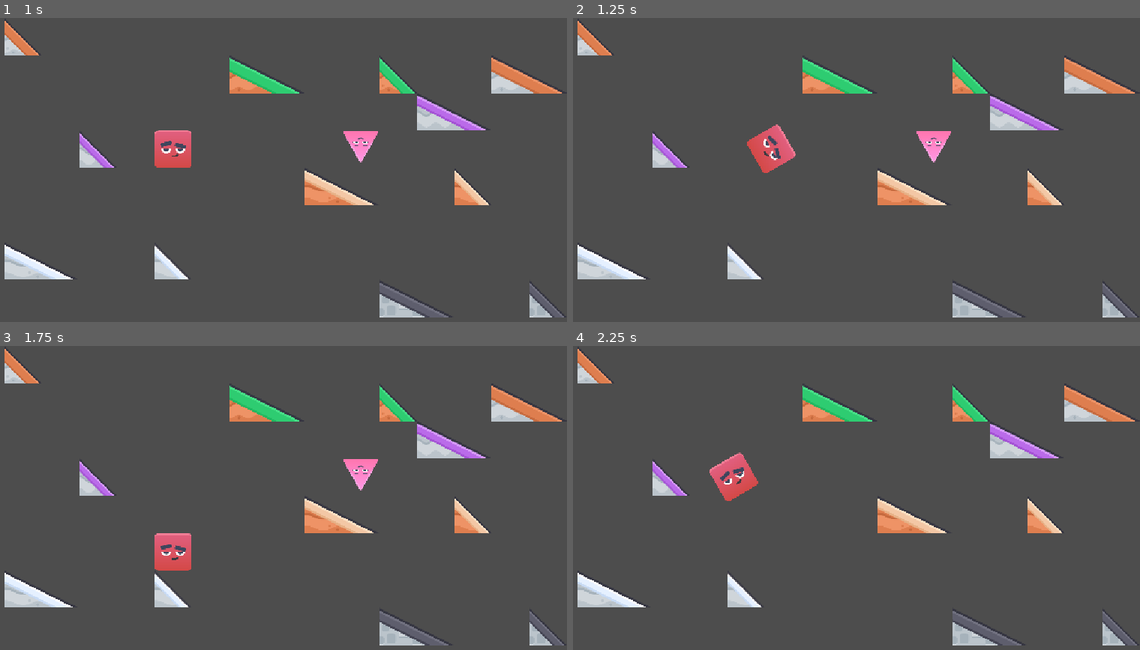
Above: before the commit, frames 1-4 (two rows, left to right).
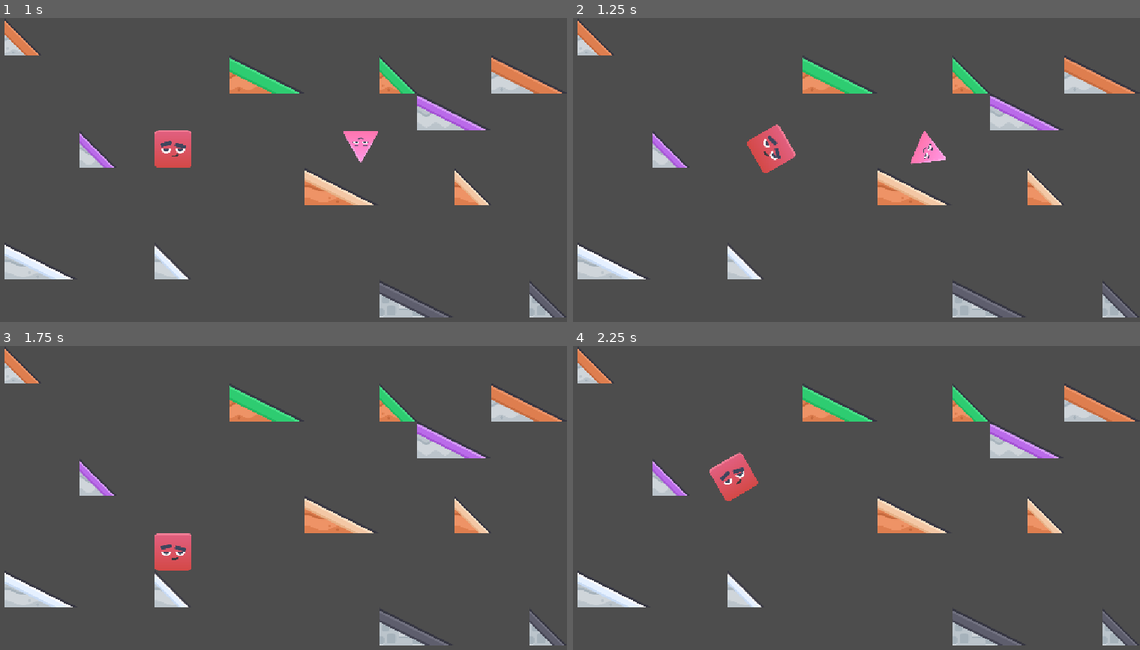
Above: after the commit, the same moments.

Repository: pklito/juniper-jam
Game: Godot game, scene res://scenes/levels/debug.tscn
Same seed, same stepped clock (60 frames per second), same inputs: the game is played once before the commit and once after it. The project has no main scene, so this scene is started directly.
Inputs (mouse positions are in pixels of both pictures, inside the frame that each line leads up to):
- Up to frame 1 (1 s): tap Enter at 0.5 s; drag from (175, 148) to (362, 142) at 0.52 s
- Up to frame 2 (1.25 s): no input
- Up to frame 3 (1.75 s): drag from (362, 470) to (198, 476) at 1.27 s
- Up to frame 4 (2.25 s): move the mouse to (901, 440) at 2.02 s; click (901, 440) at 2.17 s

Frame 1 is identical in both runs. In frame 2, 0.4% of the frame differs, in the area x 59-67%, y 37-49%; in frame 3, 0.3%; in frame 4, less than 0.1%.

Commit message:
Working fall

Diff:
--- a/scenes/game.tscn
+++ b/scenes/game.tscn
@@ -29,21 +29,23 @@
 
 [node name="pl_square" type="Marker2D" parent="." unique_id=508286169]
 
-[node name="Area2D" type="Area2D" parent="pl_square" unique_id=1451123115]
-scale = Vector2(0.8, 0.8)
+[node name="pivot" type="Marker2D" parent="pl_square" unique_id=705792692]
 
-[node name="CollisionShape2D" type="CollisionShape2D" parent="pl_square/Area2D" unique_id=1689217991]
-position = Vector2(-7.1525556e-06, -7.1525556e-06)
-scale = Vector2(0.99999976, 0.99999976)
-shape = SubResource("RectangleShape2D_8w10v")
-
-[node name="base" type="Sprite2D" parent="pl_square" unique_id=1977819106]
+[node name="base" type="Sprite2D" parent="pl_square/pivot" unique_id=1977819106]
 z_index = -1
 scale = Vector2(0.8, 0.8)
 texture = ExtResource("3_0tnpc")
 
-[node name="face" type="Sprite2D" parent="pl_square/base" unique_id=1115629750]
+[node name="face" type="Sprite2D" parent="pl_square/pivot/base" unique_id=1115629750]
 texture = ExtResource("4_vtaks")
+
+[node name="Area2D" type="Area2D" parent="pl_square/pivot" unique_id=1451123115]
+scale = Vector2(0.8, 0.8)
+
+[node name="CollisionShape2D" type="CollisionShape2D" parent="pl_square/pivot/Area2D" unique_id=1689217991]
+position = Vector2(-7.1525556e-06, -7.1525556e-06)
+scale = Vector2(0.99999976, 0.99999976)
+shape = SubResource("RectangleShape2D_8w10v")
 
 [node name="pl_triangle" type="Marker2D" parent="." unique_id=1896749010]
 position = Vector2(224, 225)
@@ -70,9 +72,9 @@
 
 [connection signal="dragged_successfully" from="SquareDrag" to="." method="_square_dragged"]
 [connection signal="dragged_successfully" from="TriangleDrag" to="." method="_triangle_dragged"]
-[connection signal="input_event" from="pl_square/Area2D" to="SquareDrag" method="_on_area_2d_input_event"]
-[connection signal="mouse_entered" from="pl_square/Area2D" to="SquareDrag" method="_on_area_2d_mouse_entered"]
-[connection signal="mouse_exited" from="pl_square/Area2D" to="SquareDrag" method="_on_area_2d_mouse_exited"]
+[connection signal="input_event" from="pl_square/pivot/Area2D" to="SquareDrag" method="_on_area_2d_input_event"]
+[connection signal="mouse_entered" from="pl_square/pivot/Area2D" to="SquareDrag" method="_on_area_2d_mouse_entered"]
+[connection signal="mouse_exited" from="pl_square/pivot/Area2D" to="SquareDrag" method="_on_area_2d_mouse_exited"]
 [connection signal="input_event" from="pl_triangle/Area2D" to="TriangleDrag" method="_on_area_2d_input_event"]
 [connection signal="mouse_entered" from="pl_triangle/Area2D" to="TriangleDrag" method="_on_area_2d_mouse_entered"]
 [connection signal="mouse_exited" from="pl_triangle/Area2D" to="TriangleDrag" method="_on_area_2d_mouse_exited"]
--- a/scripts/game.gd
+++ b/scripts/game.gd
@@ -45,7 +45,8 @@
 # Players
 class Player:
 	var SPIN_DEGREES : float
-	var current_angle: float = 0.0
+	var anim_angle: float = 0.0
+	var anim_floor_angle: float = 0.0
 	var tween : Tween
 	var pos : Vector2i
 	var prev_pos : Vector2i
@@ -65,7 +66,8 @@
 		player_node = _player_node
 		tile_config = _tile_config
 		tiles = _tiles
-		pivot_node = player_node
+		pivot_node = player_node.get_node(str(player_node.get_path()) + "/pivot")
+
 		_post_init()
 
 	func link(_other_player: Player):
@@ -121,7 +123,8 @@
 	func update_graphics() -> void:
 		prev_pos = pos
 		player_node.position = tile_config.pos_to_pixel(pos)
-		player_node.global_rotation_degrees = ground_dir * 90
+		player_node.rotation_degrees = ground_dir * 90
+		anim_floor_angle = ground_dir * 90
 	func move_left() -> void:
 		var test_dir = posmod(ground_dir + 1, 4)
 		_move_internal(Utils.dir_to_vec2(test_dir))
@@ -156,37 +159,43 @@
 		var move_vec := Utils.dir_to_vec2(posmod(a_dir - 1, 4)) if moved_right \
 						else Utils.dir_to_vec2(posmod(a_dir + 1, 4))
 		if b_dir == a_dir:
-			current_angle += angle_increment
+			anim_angle += angle_increment
 
 			tween.set_ease(Tween.EASE_IN_OUT)
 			tween.set_trans(Tween.TRANS_CUBIC)
 			tween.tween_property(player_node, "global_position", tile_config.pos_to_pixel(b_pos), duration)
 			tween.parallel()
-			tween.tween_property(pivot_node, "rotation_degrees", current_angle, duration)
+			tween.tween_property(pivot_node, "rotation_degrees", anim_angle, duration)
+			tween.parallel().tween_property(player_node, "rotation_degrees", anim_floor_angle, duration)
+
 			tween.tween_callback(self._finish_move)
 			return
 
 		# triangle only
 		if a_pos == b_pos:
-			current_angle += 30 if moved_right else -30
-
+			anim_angle += 120 if moved_right else -120
+			anim_floor_angle += -90 if moved_right else 90
 			tween.set_ease(Tween.EASE_IN_OUT)
 			tween.set_trans(Tween.TRANS_CUBIC)
 			tween.tween_property(player_node, "global_position", tile_config.pos_to_pixel(b_pos), duration)
 			tween.parallel()
-			tween.tween_property(pivot_node, "rotation_degrees", current_angle, duration)
+			tween.tween_property(pivot_node, "rotation_degrees", anim_angle, duration)
+			tween.parallel().tween_property(player_node, "rotation_degrees", anim_floor_angle, duration)
 			tween.tween_callback(self._finish_move)
 			return
 
+		print(anim_floor_angle)
 		# big corner
-		current_angle += angle_increment
+		anim_angle += angle_increment
 		tween.set_ease(Tween.EASE_IN)
 		tween.set_trans(Tween.TRANS_LINEAR)
-		tween.tween_property(pivot_node, "rotation_degrees", current_angle, duration/2)
+		tween.tween_property(pivot_node, "rotation_degrees", anim_angle, duration/2)
+		tween.parallel().tween_property(player_node, "rotation_degrees", anim_floor_angle, duration/2)
 		tween.parallel().tween_property(player_node, "global_position", tile_config.pos_to_pixel(a_pos + move_vec), duration/2)
-		current_angle += 90 if moved_right else -90
+		anim_floor_angle += 90 if moved_right else -90
 		tween.set_ease(Tween.EASE_OUT)
-		tween.tween_property(pivot_node, "rotation_degrees", current_angle, duration/2)
+		tween.tween_property(pivot_node, "rotation_degrees", anim_angle, duration/2)
+		tween.parallel().tween_property(player_node, "rotation_degrees", anim_floor_angle, duration/2)
 		tween.parallel().tween_property(player_node, "global_position", tile_config.pos_to_pixel(b_pos), duration/2)
 
 
@@ -227,7 +236,6 @@
 class PlayerTriangle extends Player:
 	func _post_init():
 		SPIN_DEGREES = 120
-		pivot_node = player_node.get_node(str(player_node.get_path()) + "/pivot")
 
 	func _pos_solid_tile(test_pos: Vector2i) -> bool:
 		return super._pos_solid_tile(test_pos) or other_player.pos == test_pos
@@ -252,27 +260,46 @@
 		var post_dir := ground_dir
 		_do_animation(pre_pos, pre_dir, post_pos, post_dir, true)
 
-	func _drop_ground_dir(loop: int = 20):
+	func _drop_ground_dir(loop: int = 20) -> int:
 		if loop <= 0:
 			push_error("drop_if_floating: too many recursions")
-			return
+			return 0
 		var test_pos = pos + Utils.dir_to_vec2(ground_dir)
 		if not _pos_solid_tile(test_pos):
 			pos = test_pos
-			_drop_ground_dir(loop - 1) # recursive drop until we hit a solid tile
-
-	func _drop_down():
+			return 1 + _drop_ground_dir(loop - 1) # recursive drop until we hit a solid tile
+		return 0
+
+	func _drop_down() -> int:
 		var test_pos = pos + Utils.dir_to_vec2(ground_dir)
 		if _pos_solid_tile(test_pos):
+			return -1
+		ground_dir = 0
+		return _drop_ground_dir() # recursive drop until we hit a solid tile
+
+	func drop_if_floating():
+		var pre_pos := pos
+		var pre_dir := ground_dir
+		if Globals.CLIMB_RULE == Globals.ClimbRules.FALL_DOWN:
+			var dist := _drop_down()
+			_do_fall_animation(pre_pos, pre_dir, pos, ground_dir, dist)
+		if Globals.CLIMB_RULE == Globals.ClimbRules.FALL_GROUND_DIR:
+			var dist := _drop_ground_dir()
+			_do_fall_animation(pre_pos, pre_dir, pos, ground_dir, dist)
+
+
+	func _do_fall_animation(a_pos : Vector2i, a_dir : Utils.Dirs, b_pos : Vector2i, b_dir : Utils.Dirs, fall : int):
+		if fall < 0 or (a_dir == b_dir and fall == 0):
 			return
-		ground_dir = 0
-		_drop_ground_dir() # recursive drop until we hit a solid tile
-
-	func drop_if_floating():
-		if Globals.CLIMB_RULE == Globals.ClimbRules.FALL_DOWN:
-			_drop_down()
-		if Globals.CLIMB_RULE == Globals.ClimbRules.FALL_GROUND_DIR:
-			_drop_ground_dir()
+		anim_floor_angle = Utils.near_mod(b_dir, a_dir, 4) * 90
+		print(a_dir," ",b_dir, " ", Utils.near_mod(b_dir, a_dir, 4) * 90)
+		reset_tween()
+		tween.set_ease(Tween.EASE_OUT)
+		tween.set_trans(Tween.TRANS_BOUNCE)
+		tween.tween_property(player_node, "global_position", tile_config.pos_to_pixel(b_pos), sqrt(fall)/2)
+		tween.parallel().tween_property(player_node, "rotation_degrees", anim_floor_angle, 0.3).from(a_dir * 90)
+
+
 
 # Special func
 func _ready() -> void:
--- a/scripts/utils.gd
+++ b/scripts/utils.gd
@@ -53,3 +53,7 @@
 			max = dot_prod
 			max_dir = i
 	return max_dir
+
+static func near_mod(val: int, around :int, m :int) -> int:
+	# print("in near mod: %d, %d, %d" % [m/2, posmod(val + m/2 - around, m)])
+	return posmod(val + m/2 - around, m) + around - m/2
